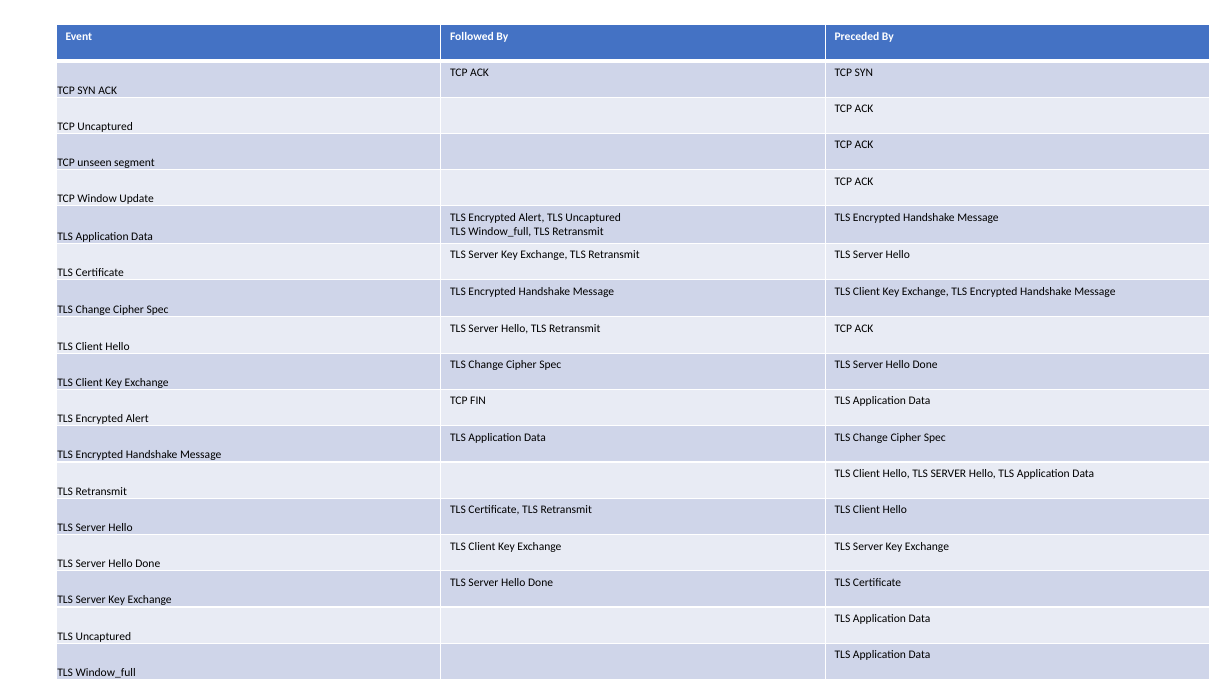
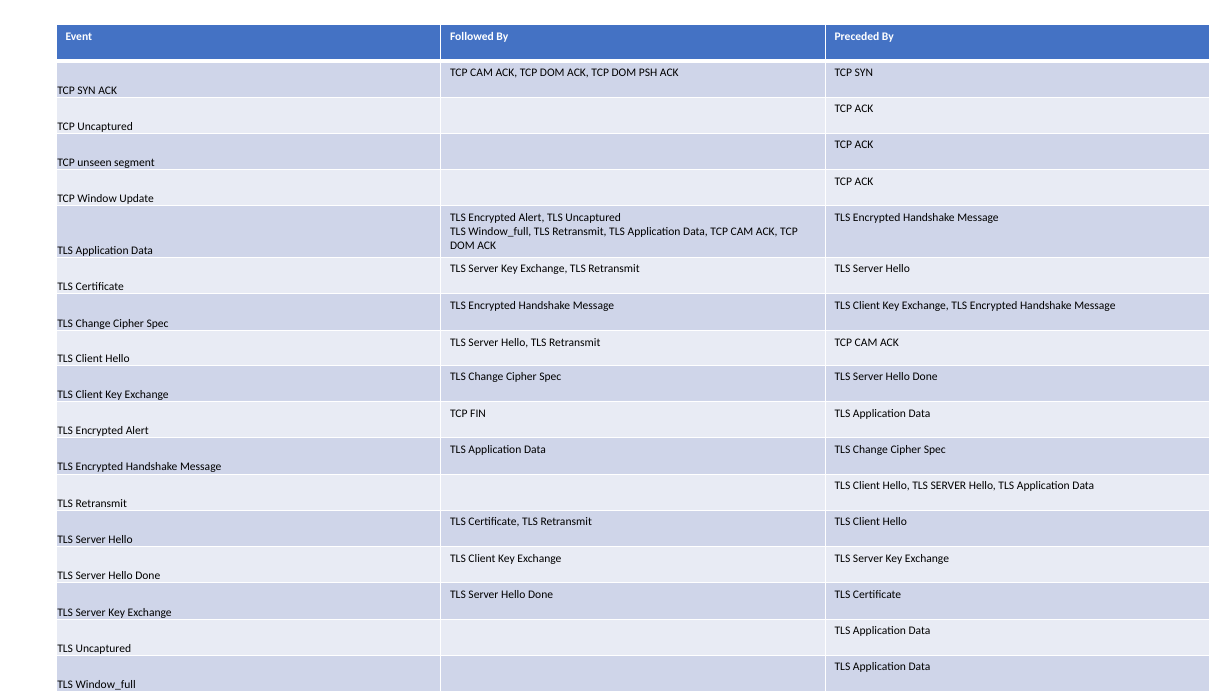
Before and after one commit to Ebiquity/system_data_generator, a slide deck: slide 3 of network_data_kg.pptx. Drawn at 1232x693 pixels with LibreOffice and Linux fonts; fonts in the diff are those of the drawing. Boxes give left, top, right and bottom in pixels: in the first picture for what was removed or moved away, otherwise in the second. Text is boxed around its words. In the diff, an @@ line names an element or a change of style, - is before the commit and + after.

Commit message:
Adding synthetic network traffic data

```diff
--- a/network_data_kg.pptx
+++ b/network_data_kg.pptx
@@ table at [56, 25, 1210, 693] @@
-row 2, column 2: TCP ACK
+row 2, column 2: TCP CAM ACK, TCP DOM ACK, TCP DOM PSH ACK
-row 6, column 2: TLS Encrypted Alert, TLS Uncaptured / TLS Window_full, TLS Retransmit
+row 6, column 2: TLS Encrypted Alert, TLS Uncaptured / TLS Window_full, TLS Retransmit, TLS Application Data, TCP CAM ACK, TCP DOM ACK
-row 9, column 3: TCP ACK
+row 9, column 3: TCP CAM ACK
```
Also in this commit, not shown: 1 other slide changed, 8 other files.
